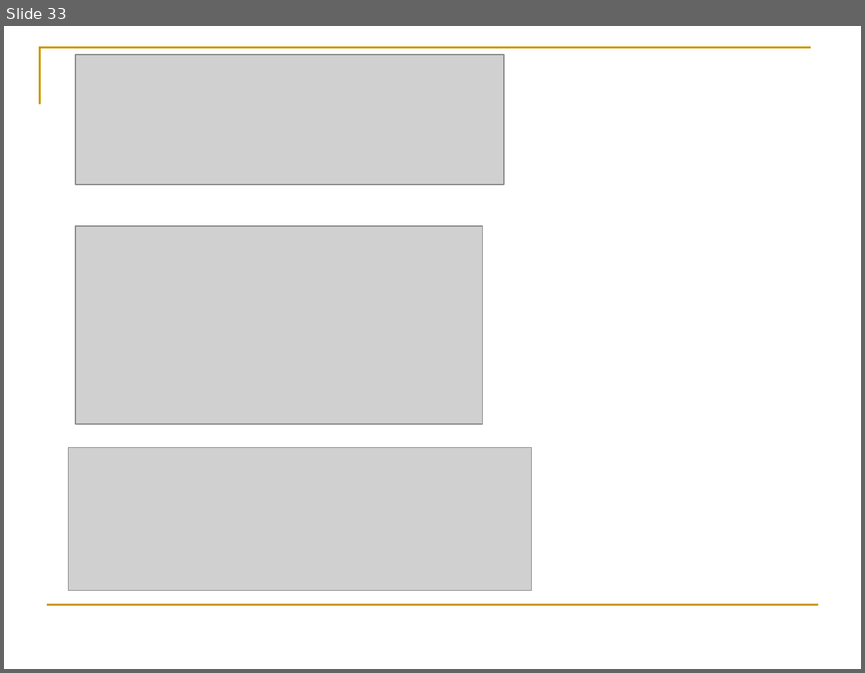
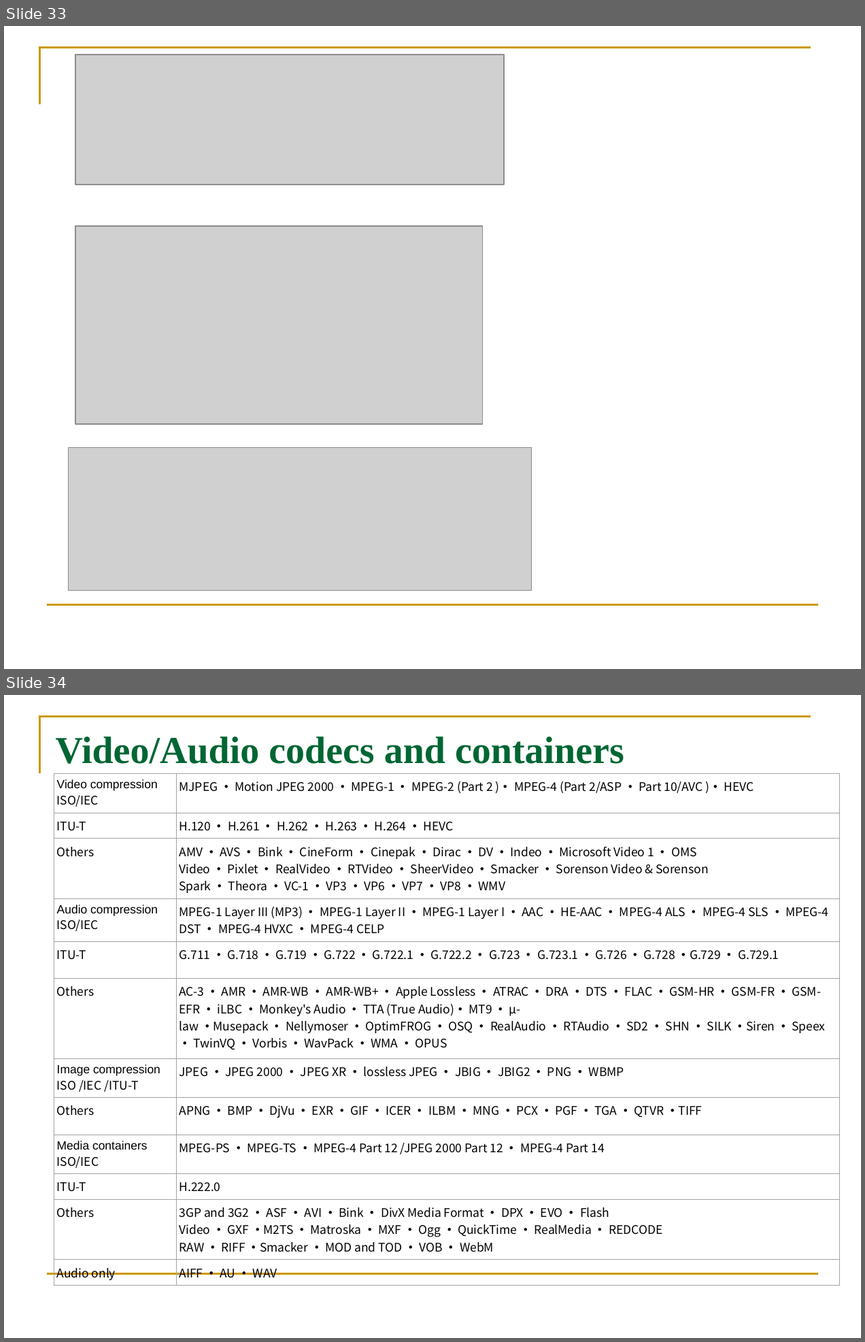
Before and after one commit to YuxuanLing/trunk, a slide deck: trunk/presentation/H265-Yuxuan.ppt. Shown one above the other, each under a label of ours: slide 33 before the commit, slides 33 and 34 after it. The pictures are 865x673 and 865x1342 pixels, drawn with LibreOffice and Linux fonts; fonts in the diff are those of the drawing; grey boxes stand for pictures. Boxes give left, top, right and bottom in pixels: in the first picture for what was removed or moved away, otherwise in the second. Text is boxed around its words. In the diff, an @@ line names an element or a change of style, - is before the commit and + after.

Commit message:
modify h265 ppt

```diff
--- a/trunk/presentation/H265-Yuxuan.ppt
+++ b/trunk/presentation/H265-Yuxuan.ppt
@@ slide 34 added at [4,695,861,1338], background #FFFFFF; not listed: 2 template elements that a slide beside it also shows @@
@@ title added at [56,736,624,764], 32 pt, text #006633, bold @@
+Video/Audio codecs and containers
@@ table added at [54,774,839,1283], 12 rows, 2 columns @@
+Video compression / ISO/IEC | MJPEG · Motion JPEG 2000 · MPEG-1 · MPEG-2 (Part 2 )· MPEG-4 (Part 2/ASP · Part 10/AVC )· HEVC
+ITU-T | H.120 · H.261 · H.262 · H.263 · H.264 · HEVC
+Others | AMV · AVS · Bink · CineForm · Cinepak · Dirac · DV · Indeo · Microsoft Video 1 · OMS Video · Pixlet · RealVideo · RTVideo · SheerVideo · Smacker · Sorenson Video & Sorenson Spark · Theora · VC-1 · VP3 · VP6 · VP7 · VP8 · WMV
+Audio compression / ISO/IEC | MPEG-1 Layer III (MP3) · MPEG-1 Layer II · MPEG-1 Layer I · AAC · HE-AAC · MPEG-4 ALS · MPEG-4 SLS · MPEG-4 DST · MPEG-4 HVXC · MPEG-4 CELP
+ITU-T | G.711 · G.718 · G.719 · G.722 · G.722.1 · G.722.2 · G.723 · G.723.1 · G.726 · G.728 ·G.729 · G.729.1
+Others | AC-3 · AMR · AMR-WB · AMR-WB+ · Apple Lossless · ATRAC · DRA · DTS · FLAC · GSM-HR · GSM-FR · GSM-EFR · iLBC · Monkey's Audio · TTA (True Audio)· MT9 · μ-law ·Musepack · Nellymoser · OptimFROG · OSQ · RealAudio · RTAudio · SD2 · SHN · SILK ·Siren · Speex · TwinVQ · Vorbis · WavPack · WMA · OPUS
+Image compression / ISO /IEC /ITU-T | JPEG · JPEG 2000 · JPEG XR · lossless JPEG · JBIG · JBIG2 · PNG · WBMP
+Others | APNG · BMP · DjVu · EXR · GIF · ICER · ILBM · MNG · PCX · PGF · TGA · QTVR ·TIFF
+Media containers / ISO/IEC | MPEG-PS · MPEG-TS · MPEG-4 Part 12 /JPEG 2000 Part 12 · MPEG-4 Part 14
+ITU-T | H.222.0
+Others | 3GP and 3G2 · ASF · AVI · Bink · DivX Media Format · DPX · EVO · Flash Video · GXF ·M2TS · Matroska · MXF · Ogg · QuickTime · RealMedia · REDCODE RAW · RIFF ·Smacker · MOD and TOD · VOB · WebM
+Audio only | AIFF · AU · WAV
```
